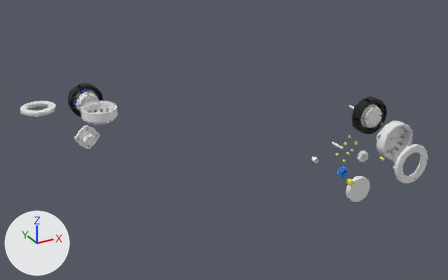
Renders of the Blender file projects/3d/blender/planetary/planetary-michael.blend from each side of a commit.
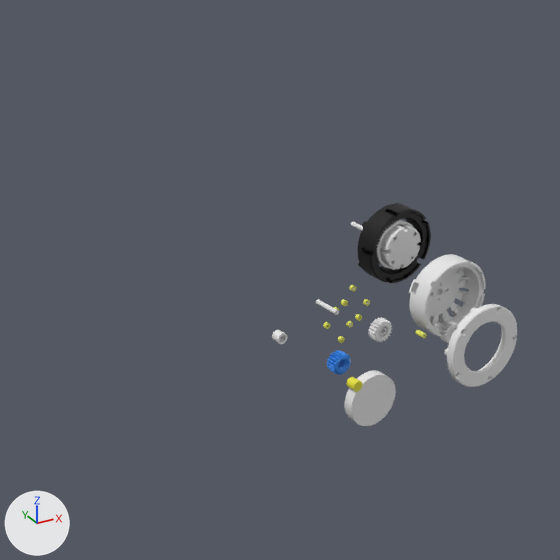
Each version appears first whole from a 50 mm camera at (-864.0, -933.0, 483.0) aimed at (-280.0, 129.0, -48.0), and next in a close-up on the part from 41% to 100% of the width and 0% to 95% of the height. The axes (+X, +Y, +Z) are drawn at lower left. The lights are the same throughout. The last two pictures show the newer version.

In view in the first close-up: 'Cylinder', 'Cylinder.001', 'Face_Plate.001', 'Motor_Mount.001', 'Outer_Ring', 'Output_Hub', 'p-v1.001' and 8 more.
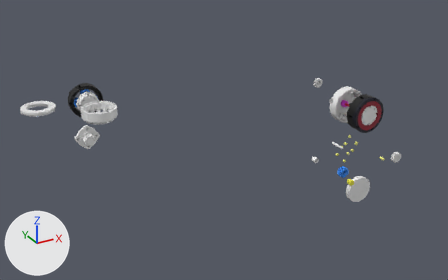
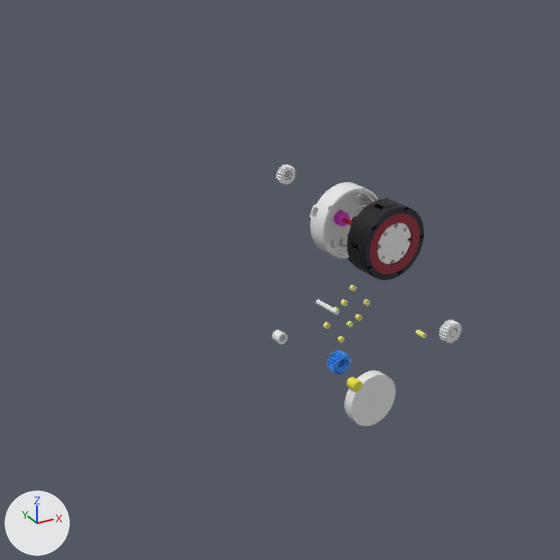
Commit message: planetary v1 -workiong

Where the change shows, as pixel boxes (x1, y1, x2, y2) in the close-ups (560 x 560 px):
'Motor_Mount.001', reshaped, moved (12% narrower, 7% shorter): before (409, 254, 486, 337); after (310, 182, 378, 259)
'Face_Plate.001', reshaped, moved (9% narrower, 10% shorter): before (444, 304, 517, 387); after (358, 205, 424, 280)
'Outer_Ring', moved: before (357, 203, 431, 283); after (347, 198, 405, 275)
'Output_Hub', moved: before (375, 219, 421, 270); after (377, 223, 411, 264)
'p-v1.001', moved (not visible afterwards): before (368, 317, 392, 342)
'p-v1', moved (not visible before): after (276, 164, 296, 185)
'Cylinder', moved (mostly hidden): before (351, 222, 363, 231); after (342, 218, 352, 225)
part 1 of me_face_plate_001, added (red): after (370, 213, 420, 274)
part 2 of me_face_plate_001, recoloured: before (444, 304, 517, 387); after (358, 205, 424, 280)
part 3 of me_motor_mount_001, added: after (334, 210, 350, 227)

The change, as a diff of the scene's bpy script:
```diff
--- a/projects/3d/blender/planetary/planetary-michael.blend.py
+++ b/projects/3d/blender/planetary/planetary-michael.blend.py
@@ mat_material_007 @@
+mat_material_007 = principled_material('Material.007')
+mat_material_007.base_color = (0.8, 0.0446, 0.743)  # pink #e73ce0
@@ mat_material_010 @@
+mat_material_010 = principled_material('Material.010')
+mat_material_010.base_color = (0.256, 0.0, 0.0173)  # red #8a0024
@@ mat_material_009 @@
+mat_material_009 = principled_material('Material.009')
+mat_material_009.base_color = (0.0, 0.0, 0.0105)  # black #00001a
@@ me_face_plate_001 @@
 # used by ob_face_plate_001; location = (-47.0, -178.0, -28.0); rotation_euler = (1.571, 0.0, 0.0), in degrees (90, 0, 0)
-me_face_plate_001.from_pydata(...)  # 3101 vertices, 6222 faces; spans x -39.0..39.0, y -39.0..39.0, z -5.7..4.3
+me_face_plate_001.from_pydata(...)  # 3229 vertices, 6290 faces; spans x -39.0..39.0, y -39.0..39.0, z -5.7..4.4
+# me_face_plate_001 part 1: a new loose piece of 128 vertices spanning x -32.5..32.5, y -32.5..32.5, z -5.6..4.4, in mat_material_010 (red #8a0024)
+# me_face_plate_001 part 2: 6222 faces spanning x -39.0..39.0, y -39.0..39.0, z -5.7..4.3 switch from no material to mat_material_009 (black #00001a)
+me_face_plate_001.materials.append(mat_material_010)  # red #8a0024
@@ me_motor_mount_001 @@
 # used by ob_motor_mount_001; location = (0.0, -79.0, -26.0); rotation_euler = (1.571, 0.0, 0.0), in degrees (90, 0, 0)
-me_motor_mount_001.from_pydata(...)  # 3985 vertices, 8066 faces; spans x -38.9..39.1, y -39.0..39.0, z -13.6..15.3
+me_motor_mount_001.from_pydata(...)  # 4113 vertices, 8322 faces; spans x -38.9..39.1, y -39.0..39.0, z -13.6..15.3
+# me_motor_mount_001 part 3: a new loose piece of 128 vertices spanning x -7.5..7.5, y -7.6..7.4, z -13.6..1.6, in mat_material_007 (pink #e73ce0)
+me_motor_mount_001.materials.append(mat_material_007)  # pink #e73ce0
@@ ob_outer_ring @@
 ob_outer_ring = bpy.data.objects.new('Outer_Ring', me_outer_ring)
-ob_outer_ring.location = (0.0, 0.0, 0.0)
+ob_outer_ring.location = (0.0, 16.0, 0.0)
 ob_outer_ring.rotation_euler = (1.571, 0.0, 0.0)  # degrees (90, 0, 0)
@@ ob_output_hub @@
 ob_output_hub = bpy.data.objects.new('Output_Hub', me_output_hub)
-ob_output_hub.location = (0.0, 0.0, 0.0)
+ob_output_hub.location = (0.0, 14.0, 0.0)
 ob_output_hub.rotation_euler = (1.571, 0.0, 0.0)  # degrees (90, 0, 0)
@@ ob_cylinder @@
 ob_cylinder = bpy.data.objects.new('Cylinder', me_cylinder_020)
-ob_cylinder.location = (0.0, 21.0, 0.0)
+ob_cylinder.location = (0.0, 35.0, 0.0)
 ob_cylinder.rotation_euler = (1.571, 0.0, 0.0)  # degrees (90, 0, 0)
@@ ob_p_v1 @@
 ob_p_v1 = bpy.data.objects.new('p-v1', me_cylinder_034)
-ob_p_v1.location = (0.0, 10.0, 20.0)
+ob_p_v1.location = (0.0, 181.0, 20.0)
 ob_p_v1.rotation_euler = (1.571, 0.0, 0.0)  # degrees (90, 0, 0)
@@ ob_p_v1_001 @@
 ob_p_v1_001 = bpy.data.objects.new('p-v1.001', me_cylinder_040)
-ob_p_v1_001.location = (-98.0, -101.0, -33.0)
+ob_p_v1_001.location = (0.0, 22.0, 20.0)
 ob_p_v1_001.rotation_euler = (1.571, 0.0, 0.0)  # degrees (90, 0, 0)
@@ ob_face_plate_001 @@
 ob_face_plate_001 = bpy.data.objects.new('Face_Plate.001', me_face_plate_001)
-ob_face_plate_001.location = (-47.0, -178.0, -28.0)
+ob_face_plate_001.location = (0.0, 1.0, 0.0)
 ob_face_plate_001.rotation_euler = (1.571, 0.0, 0.0)  # degrees (90, 0, 0)
@@ ob_motor_mount_001 @@
 ob_motor_mount_001 = bpy.data.objects.new('Motor_Mount.001', me_motor_mount_001)
-ob_motor_mount_001.location = (0.0, -79.0, -26.0)
+ob_motor_mount_001.location = (0.0, 78.0, 0.0)
 ob_motor_mount_001.rotation_euler = (1.571, 0.0, 0.0)  # degrees (90, 0, 0)
```
